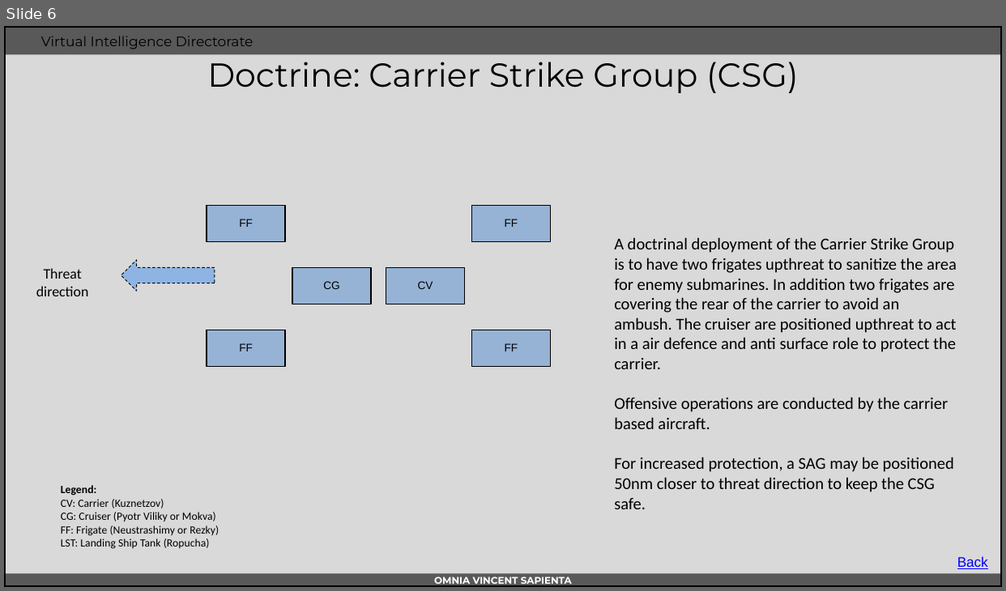
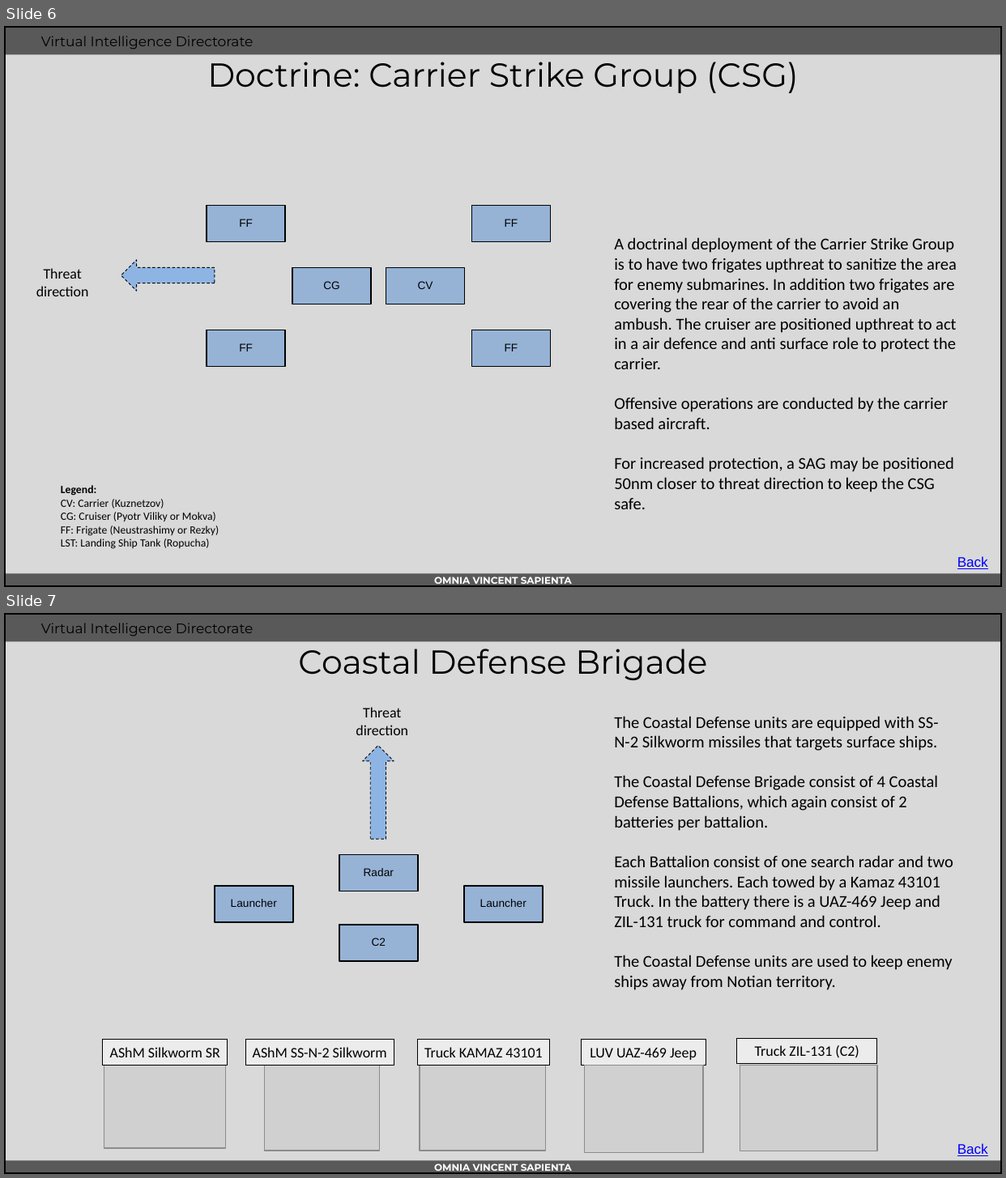
Before and after one commit to 132nd-vWing/OPAT-background, a slide deck: INTEL/VID/WIP/INTREP VID OPAC-004 - Notian Navy.pptx. Shown one above the other, each under a label of ours: slide 6 before the commit, slides 6 and 7 after it. The pictures are 1006x591 and 1006x1178 pixels, drawn with LibreOffice and Linux fonts; fonts in the diff are those of the drawing; grey boxes stand for pictures; background and template pictures are left out. Boxes give left, top, right and bottom in pixels: in the first picture for what was removed or moved away, otherwise in the second. Text is boxed around its words. In the diff, an @@ line names an element or a change of style, - is before the commit and + after.

Commit message:
chg: Updated VID INTREP NOtian Navy with information about Coastal Defense units (Anti-ship missile units)

```diff
--- a/INTEL/VID/WIP/INTREP VID OPAC-004 - Notian Navy.pptx
+++ b/INTEL/VID/WIP/INTREP VID OPAC-004 - Notian Navy.pptx
@@ slide 7 added at (4, 613, 1002, 1174), background #D9D9D9; not listed: 5 template elements that a slide beside it also shows @@
@@ title added at (298, 641, 707, 680), 24 pt, text #000000 @@
+Coastal Defense Brigade
@@ text added at (356, 707, 408, 735), 10.5 pt, text #000000 @@
+Threat direction
@@ text added at (614, 716, 953, 990), 12 pt, text #000000 @@
+The Coastal Defense units are equipped with SS-N-2 Silkworm missiles that targets surface ships.
+The Coastal Defense Brigade consist of 4 Coastal Defense Battalions, which again consist of 2 batteries per battalion.
+Each Battalion consist of one search radar and two missile launchers. Each towed by a Kamaz 43101 Truck. In the battery there is a UAZ-469 Jeep and ZIL-131 truck for command and control.
+The Coastal Defense units are used to keep enemy ships away from Notian territory.
@@ right arrow added at (363, 745, 394, 839), fill #8EB4E3, outline #000000 0.5 pt dashed @@
@@ rectangle added at (339, 854, 418, 892), fill #558ED5 at 50% opacity, outline #000000 1 pt @@
@@ text added at (364, 868, 394, 876), 8 pt, text #000000 @@
+Radar
@@ rectangle added at (215, 885, 293, 922), fill #558ED5 at 50% opacity, outline #000000 1 pt @@
@@ text added at (231, 899, 277, 907), 8 pt, text #000000 @@
+Launcher
@@ rectangle added at (464, 885, 543, 922), fill #558ED5 at 50% opacity, outline #000000 1 pt @@
@@ text added at (480, 899, 526, 907), 8 pt, text #000000 @@
+Launcher
@@ rectangle added at (339, 926, 418, 962), fill #558ED5 at 50% opacity, outline #000000 1 pt @@
@@ text added at (372, 938, 386, 946), 8 pt, text #000000 @@
+C2
@@ rectangle added at (103, 1040, 228, 1066), fill #FFFFFF at 50% opacity, outline #000000 0.5 pt, 10.5 pt, text #000000 @@
+AShM Silkworm SR
@@ rectangle added at (245, 1040, 393, 1066), fill #FFFFFF at 50% opacity, outline #000000 0.5 pt, 10.5 pt, text #000000 @@
+AShM SS-N-2 Silkworm
@@ rectangle added at (417, 1040, 550, 1066), fill #FFFFFF at 50% opacity, outline #000000 0.5 pt, 10.5 pt, text #000000 @@
+Truck KAMAZ 43101
@@ rectangle added at (581, 1040, 705, 1066), fill #FFFFFF at 50% opacity, outline #000000 0.5 pt, 10.5 pt, text #000000 @@
+LUV UAZ-469 Jeep
@@ rectangle added at (736, 1038, 877, 1064), fill #FFFFFF at 50% opacity, outline #000000 0.5 pt, 10.5 pt, text #000000 @@
+Truck ZIL-131 (C2)
@@ picture added at (104, 1065, 226, 1149) @@
@@ picture added at (265, 1065, 379, 1151) @@
@@ picture added at (420, 1065, 545, 1151) @@
@@ picture added at (584, 1065, 702, 1153) @@
@@ picture added at (740, 1065, 877, 1152) @@
@@ text added at (957, 1144, 988, 1157), 10 pt, text #0000FF, underline @@
+Back
```
Also in this commit, not shown: 3 slides changed, 1 slide removed, 1 other file.
